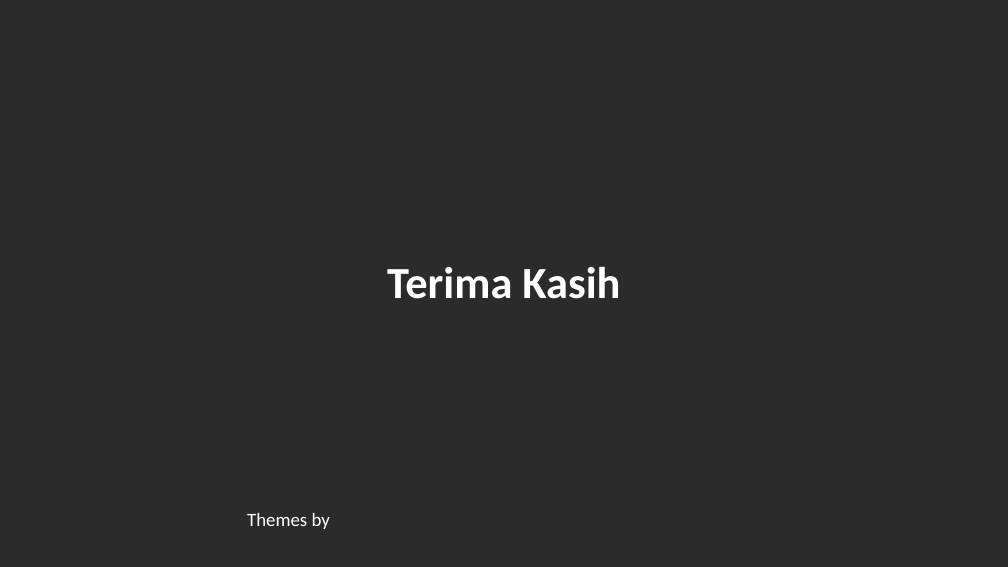
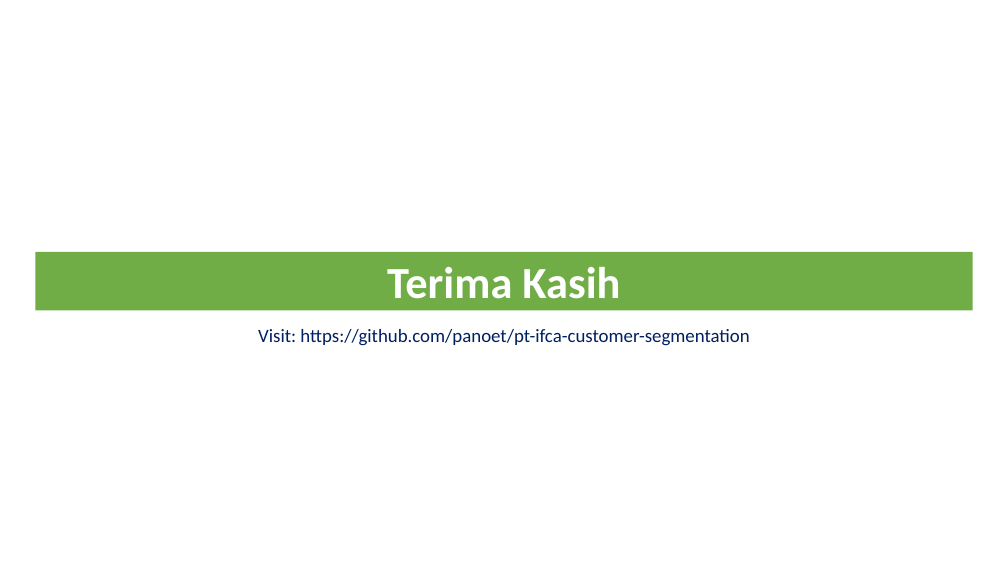
Before and after one commit to panoet/pt-ifca-customer-segmentation, a slide deck: slide 16 of Presentasi.pptx. Drawn at 1008x567 pixels with LibreOffice and Linux fonts; fonts in the diff are those of the drawing; background and template pictures are left out; a plain dark background stands for a picture behind light text. Boxes give left, top, right and bottom in pixels: in the first picture for what was removed or moved away, otherwise in the second. Text is boxed around its words. In the diff, an @@ line names an element or a change of style, - is before the commit and + after.

```diff
--- a/Presentasi.pptx
+++ b/Presentasi.pptx
@@ background picture (left out) to #FFFFFF @@
@@ rectangle "Terima Kasih": place and size @@
-rectangle "Terima Kasih" at <box>387,267,620,299</box>
+rectangle "Terima Kasih" at <box>35,252,973,310</box>
@@ rectangle "Terima Kasih" at <box>35,252,973,310</box>: fill none to #70AD47 @@
@@ text added at <box>258,329,749,346</box>, 28 pt, text #002060 @@
+Visit: https://github.com/panoet/pt-ifca-customer-segmentation
@@ text removed at <box>247,513,330,529</box> @@
-Themes by
```
